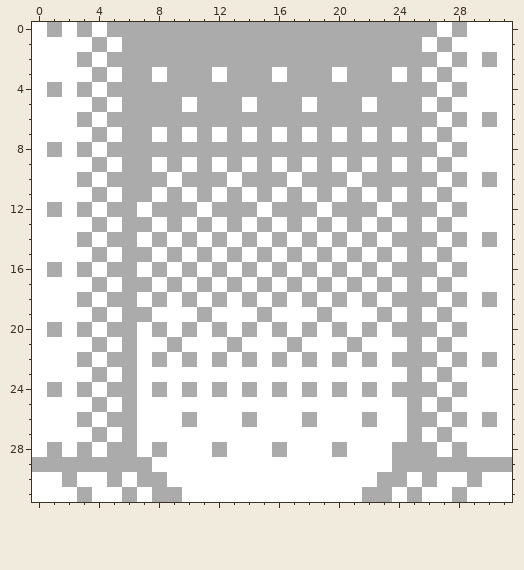
A pixel-art file gets an edit: Assets/Art/Levels/Level_02/Level_02_WallColumns.aseprite. The picture above was drawn from the file before the commit.
32x32 pixels, 1 frame.
And afterwards:
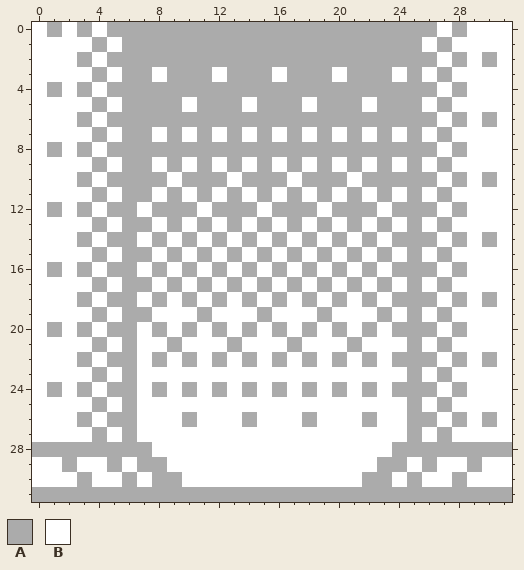
Palette (. is transparent): A #ababab  B #ffffff
The exact change:
The author changed colour B to colour A in row 28 at x 0, 2, 4, 7, 27 and 29 to 31; in row 29 at x 8 and 23; in row 30 at x 3, 6, 9, 22, 25 and 28; in row 31 at x 0 to 2, 4 to 5, 7, 10 to 21, 24, 26 to 27 and 29 to 31.
The author changed colour A to colour B in row 28 at x 8, 12, 16 and 20; in row 29 at x 0 to 1, 3 to 4, 6, 25, 27 to 28 and 30 to 31; in row 30 at x 2, 5, 7, 24, 26 and 29.
